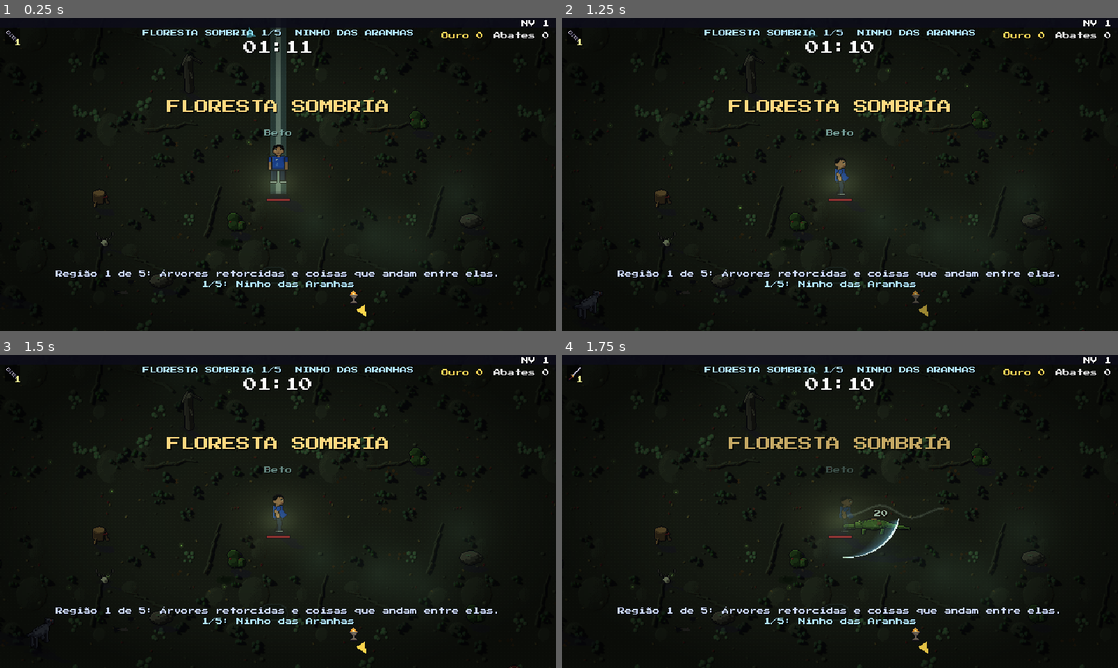
Above: before the commit, frames 1-4 (two rows, left to right).
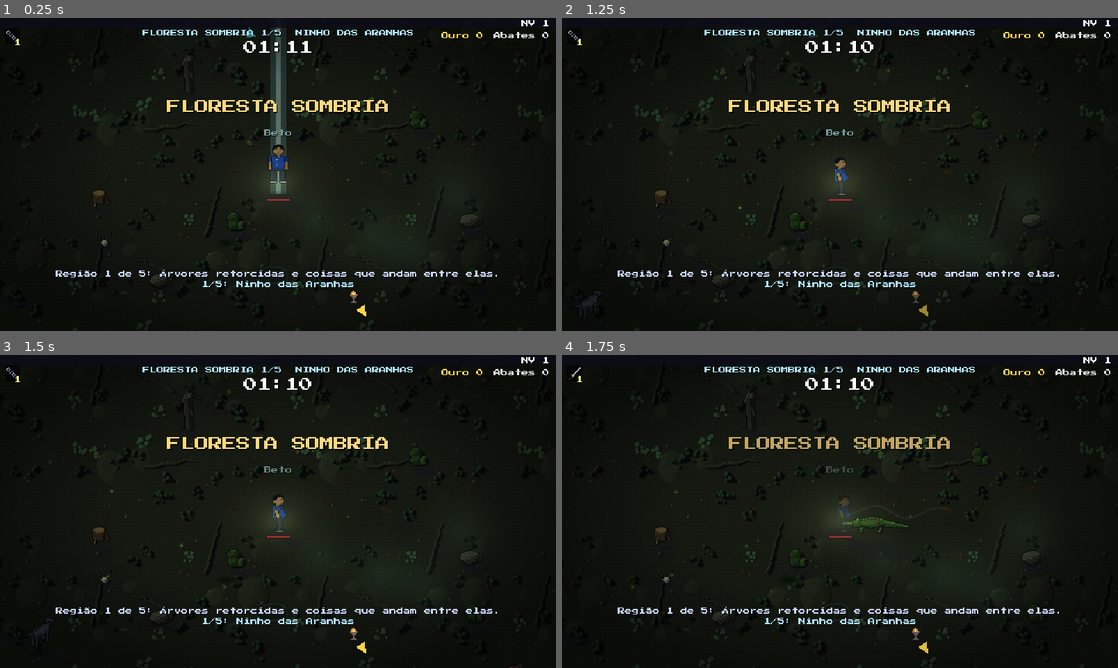
Above: after the commit, the same moments.

Repository: brenoalmeidatec/KIKIU-Survival
Game: Godot game, scene res://testes/golpes.tscn
Two runs of this game, one before a commit and one after it. Both use one fixed random seed, a clock stepped at 60 frames per second and the inputs below. This scene is started directly instead of the project's main scene.
Inputs (mouse positions are in pixels of both pictures, inside the frame that each line leads up to):
- Up to frame 1 (0.25 s): no input
- Up to frame 2 (1.25 s): tap Enter at 0.5 s; move the mouse to (962, 158) at 0.52 s; hold D from 0.53 s (still down); tap 1 at 0.6 s; click (962, 158) at 0.67 s; tap Space at 0.77 s
- Up to frame 3 (1.5 s): release D at 1.25 s; drag from (166, 527) to (250, 574) at 1.27 s
- Up to frame 4 (1.75 s): no input

Frames 1-3 are identical in both runs. In frame 4, 0.6% of the frame differs, in the area x 41-69%, y 12-65%.

Commit message:
Teste de golpes: espera a arma inicial e zera o intervalo antes da katana
Co-Authored-By: Claude Opus 5.5 <noreply@anthropic.com>

Diff:
--- a/jogos/hordas/projeto/testes/golpes.gd
+++ b/jogos/hordas/projeto/testes/golpes.gd
@@ -93,6 +93,8 @@
 		v.vel = 0.0
 		v.t_nasc = 0.0
 	a.efeitos.limpar()
+	await esperar(0.35)    # a arma inicial do herói pode ter golpeado agora há pouco: deixa passar o golpe dela
+	j._atk_cool = 0.0      # e o intervalo entre golpes do corpo (senão o da katana é ignorado de propósito)
 	a.armas.achar("katana").t = 0.0
 	await esperar(0.06)
 	ok(not a.efeitos.cortes.is_empty(), "a katana solta a meia-lua no efeitos.gd")
